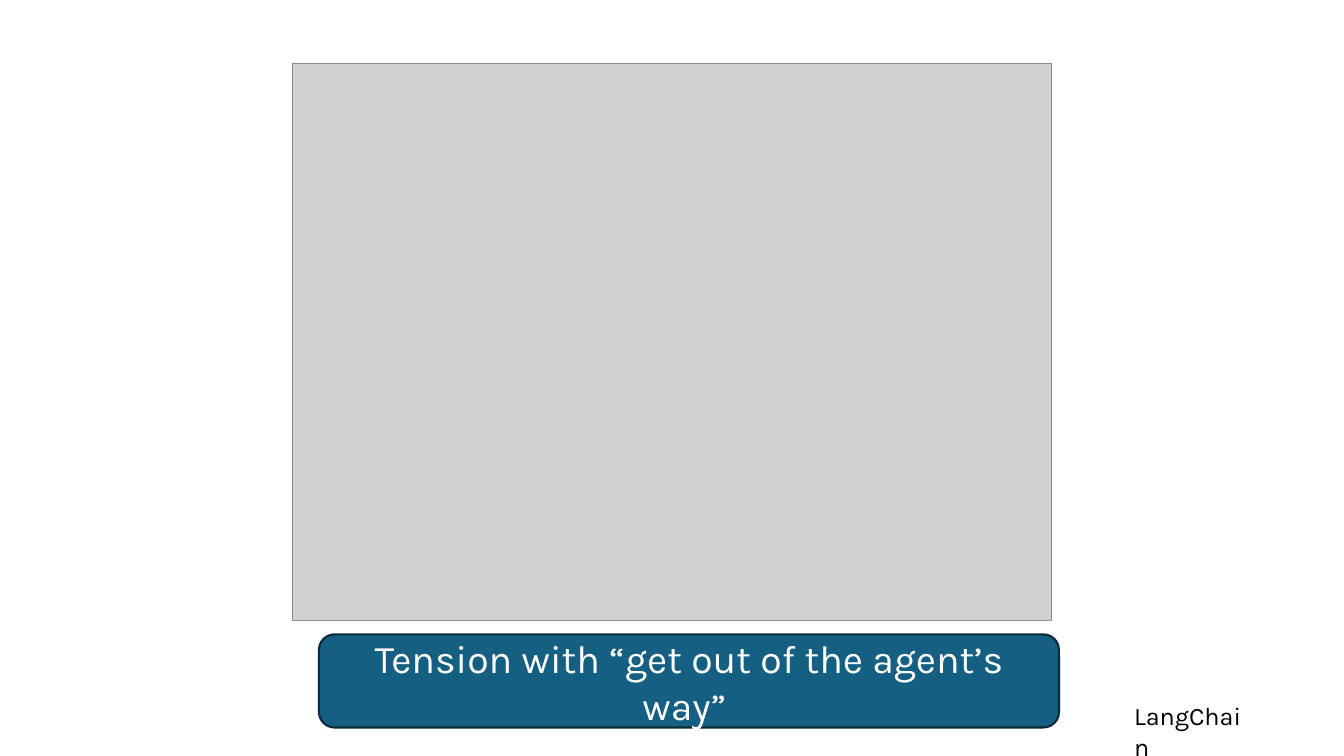
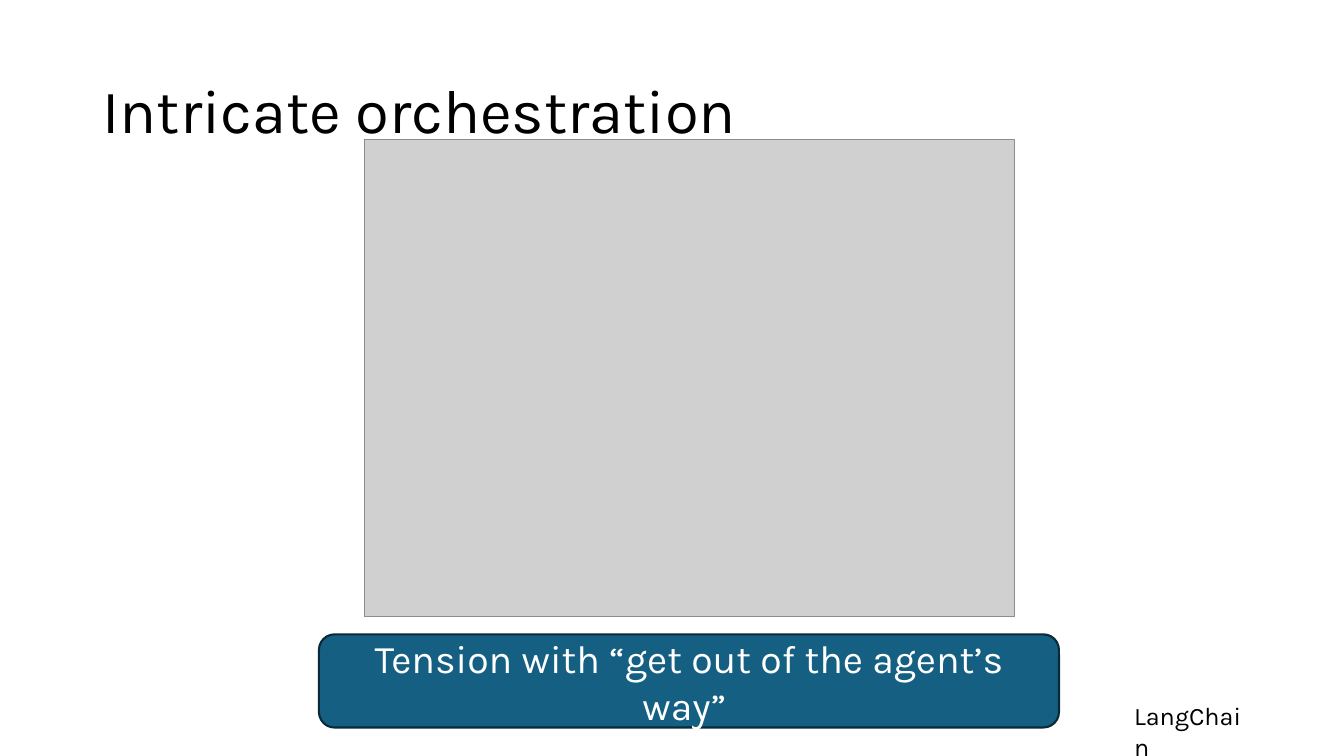
Before and after one commit to lukejoconnor/spell, a slide deck: slide 15 of writeup/spell-slides-030926.pptx (slide 13 before the commit). Drawn at 1344x756 pixels with LibreOffice and Linux fonts; fonts in the diff are those of the drawing; grey boxes stand for pictures. Boxes give left, top, right and bottom in pixels: in the first picture for what was removed or moved away, otherwise in the second. Text is boxed around its words. In the diff, an @@ line names an element or a change of style, - is before the commit and + after.

```diff
--- a/writeup/spell-slides-030926.pptx
+++ b/writeup/spell-slides-030926.pptx
@@ title added at (102,90,736,148), 44 pt, text #000000 @@
+Intricate orchestration
@@ picture: place and size @@
-picture at (292,64,1052,621)
+picture at (365,140,1014,617)
```
Also in this commit, not shown: 10 other slides changed, 24 slides added, 1 slide removed, 10 other files.
